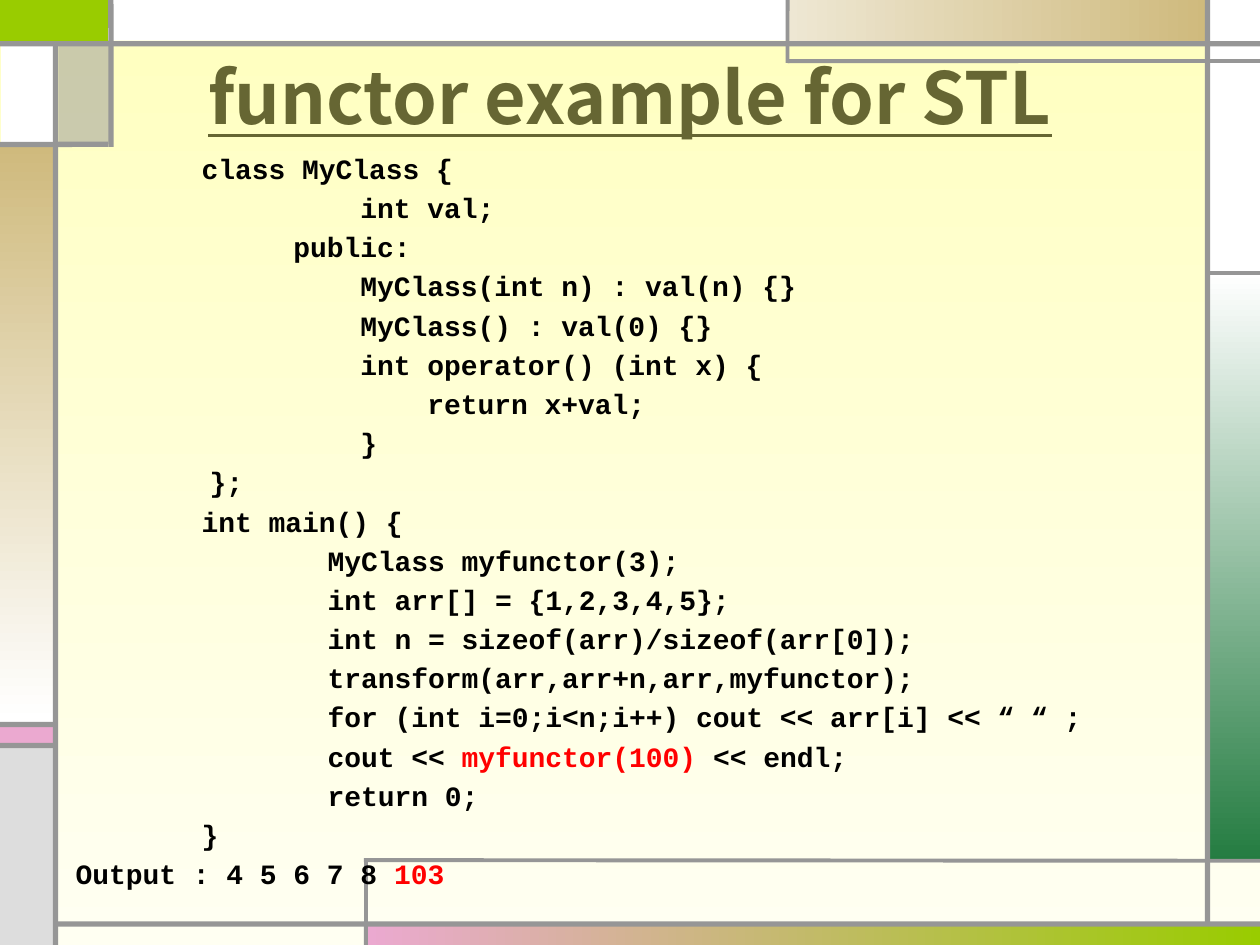
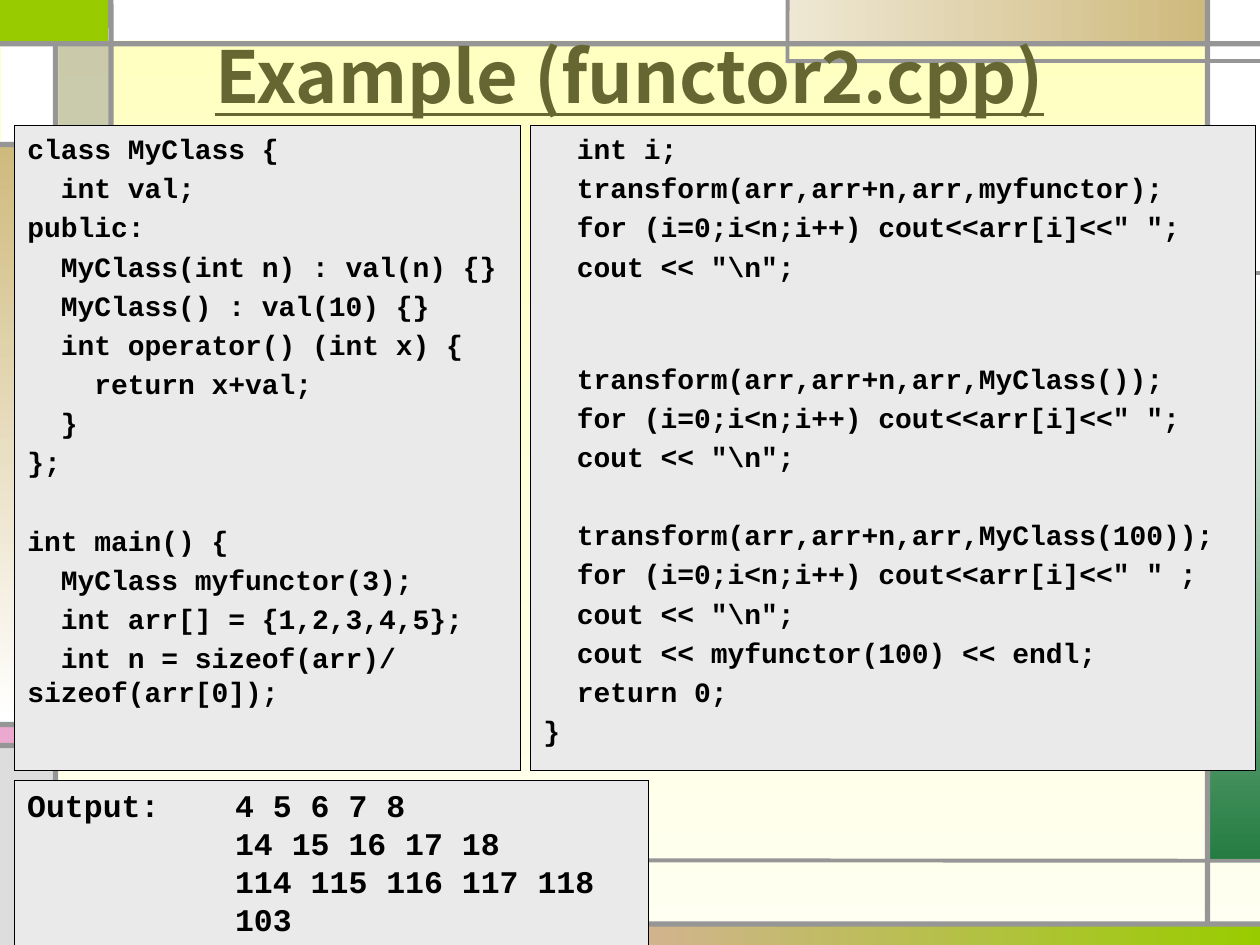
Before and after one commit to sohnbong/oop26, a slide deck: slide 5 of OOP07-4.pptx (slide 4 before the commit). Drawn at 1260x945 pixels with LibreOffice and Linux fonts; fonts in the diff are those of the drawing. Boxes give left, top, right and bottom in pixels: in the first picture for what was removed or moved away, otherwise in the second. Text is boxed around its words. In the diff, an @@ line names an element or a change of style, - is before the commit and + after.

```diff
--- a/OOP07-4.pptx
+++ b/OOP07-4.pptx
@@ title at bbox=[215, 30, 1044, 119]: text changed @@
-functor example for STL
+Example (functor2.cpp)
@@ text "class MyClass {": place and size @@
-text "class MyClass {" at bbox=[76, 159, 931, 892]
+text "class MyClass {" at bbox=[15, 125, 522, 770]
@@ text "class MyClass {" at bbox=[15, 125, 522, 770]: fill none to #EAEAEA; outline none to #000000 0.75 pt @@
@@ rectangle added at bbox=[530, 125, 1255, 770], fill #EAEAEA, outline #000000 0.75 pt, 16 pt, text #000000, bold @@
+int i;
+transform(arr,arr+n,arr,myfunctor);
+for (i=0;i<n;i++) cout<<arr[i]<<" ";
+cout << "\n";
+transform(arr,arr+n,arr,MyClass());
+for (i=0;i<n;i++) cout<<arr[i]<<" ";
+cout << "\n";
+transform(arr,arr+n,arr,MyClass(100));
+for (i=0;i<n;i++) cout<<arr[i]<<" " ;
+cout << "\n";
+cout << myfunctor(100) << endl;
+return 0;
+}
@@ text at bbox=[61, 296, 379, 322]: text changed @@
-MyClass() : val(0) {}
+MyClass() : val(10) {}
@@ text at bbox=[76, 669, 931, 892]: paragraphs removed @@
-transform(arr,arr+n,arr,myfunctor);
-for (int i=0;i<n;i++) cout << arr[i] << “ “ ;
-cout << myfunctor(100) << endl;
-return 0;
-}
-Output : 4 5 6 7 8 103
@@ rectangle added at bbox=[15, 780, 649, 945], fill #EAEAEA, outline #000000 0.75 pt, 18 pt, text #000000, bold @@
+Output: 4 5 6 7 8
+14 15 16 17 18
+114 115 116 117 118
+103
```
Also in this commit, not shown: 2 other slides changed.
